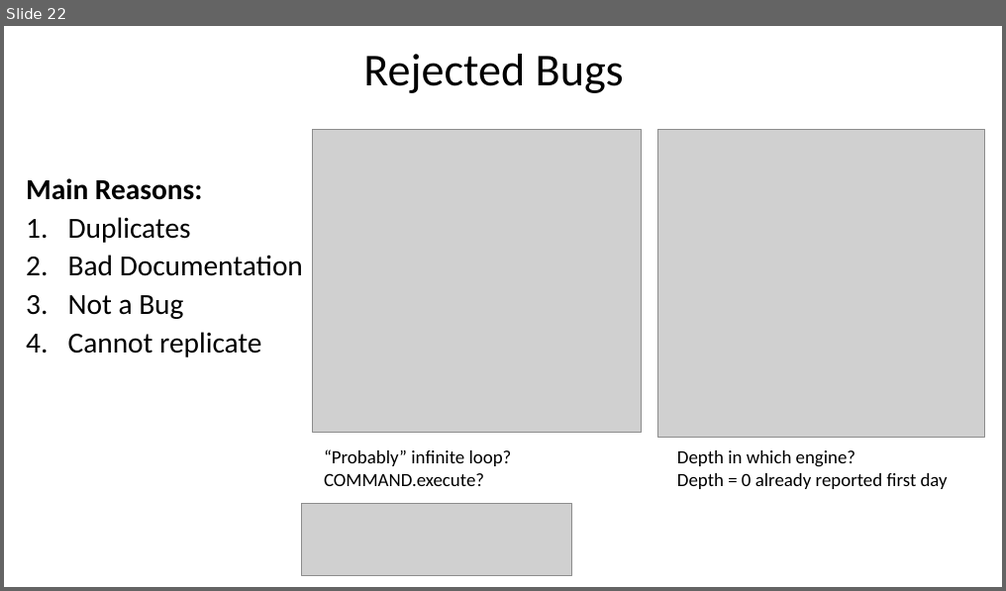
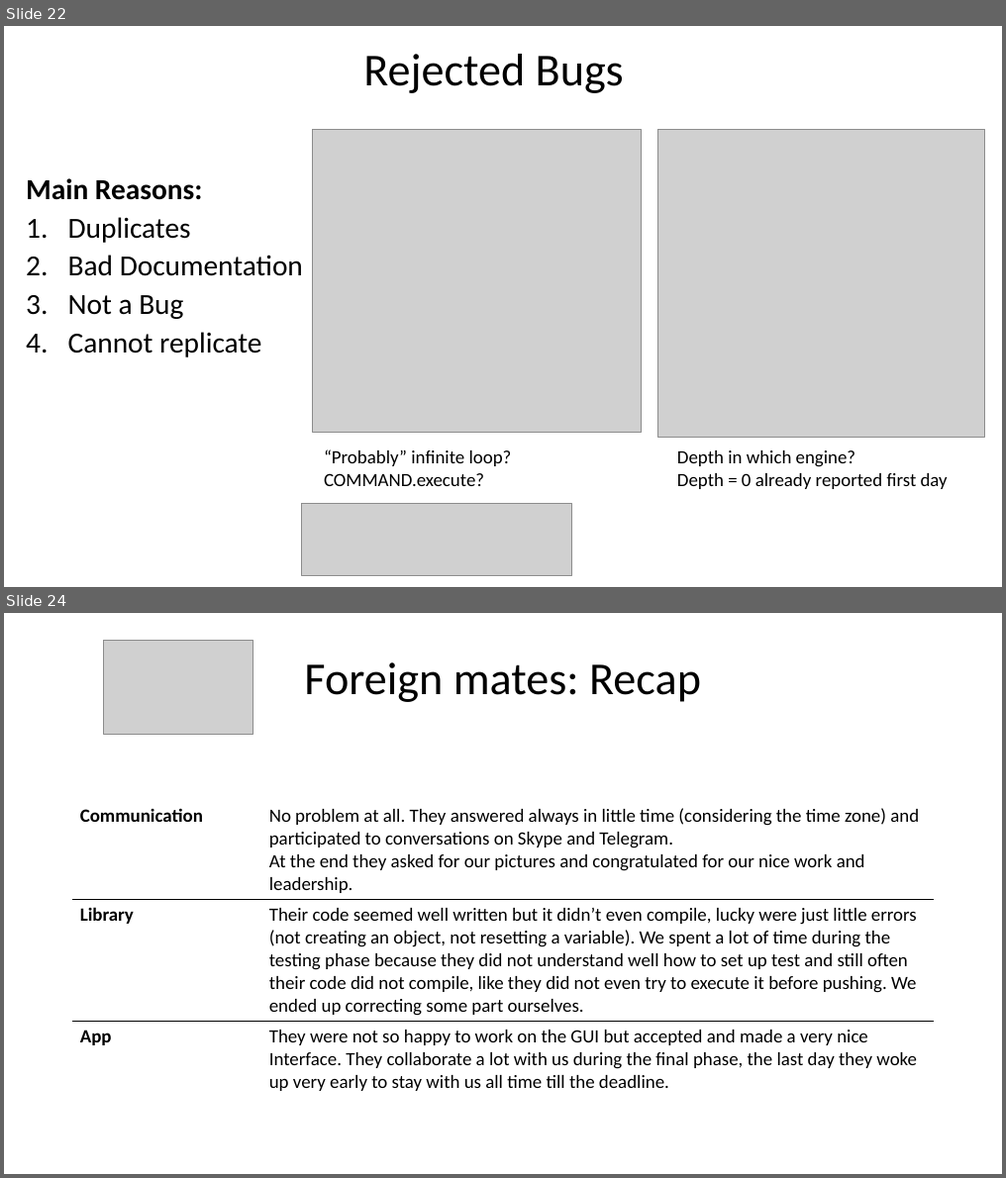
Before and after one commit to Noired/DOSE-Jan-8th-presentation, a slide deck: Slides/massa/massa_slides.pptx. Shown one above the other, each under a label of ours: slide 22 before the commit, slides 22 and 24 after it; the slides between them are not shown. The pictures are 1006x591 and 1006x1178 pixels, drawn with LibreOffice and Linux fonts; fonts in the diff are those of the drawing; grey boxes stand for pictures. Boxes give left, top, right and bottom in pixels: in the first picture for what was removed or moved away, otherwise in the second. Text is boxed around its words. In the diff, an @@ line names an element or a change of style, - is before the commit and + after.

Commit message:
Added foreign mates slides + corrections

```diff
--- a/Slides/massa/massa_slides.pptx
+++ b/Slides/massa/massa_slides.pptx
@@ slide 24 added at [4, 613, 1002, 1174], background #FFFFFF @@
@@ picture added at [103, 640, 253, 734] @@
@@ title added at [304, 663, 701, 702], 44 pt, text #000000 @@
+Foreign mates: Recap
@@ table added at [73, 801, 934, 1140], 3 rows, 2 columns @@
+Communication | No problem at all. They answered always in little time (considering the time zone) and participated to conversations on Skype and Telegram. At the end they asked for our pictures and congratulated for our nice work and leadership.
+Library | Their code seemed well written but it didn’t even compile, lucky were just little errors (not creating an object, not resetting a variable). We spent a lot of time during the testing phase because they did not understand well how to set up test and still often their code did not compile, like they did not even try to execute it before pushing. We ended up correcting some part ourselves.
+App | They were not so happy to work on the GUI but accepted and made a very nice Interface. They collaborate a lot with us during the final phase, the last day they woke up very early to stay with us all time till the deadline.
```
Also in this commit, not shown: 5 slides changed, 1 other slide added, 4 other files.
